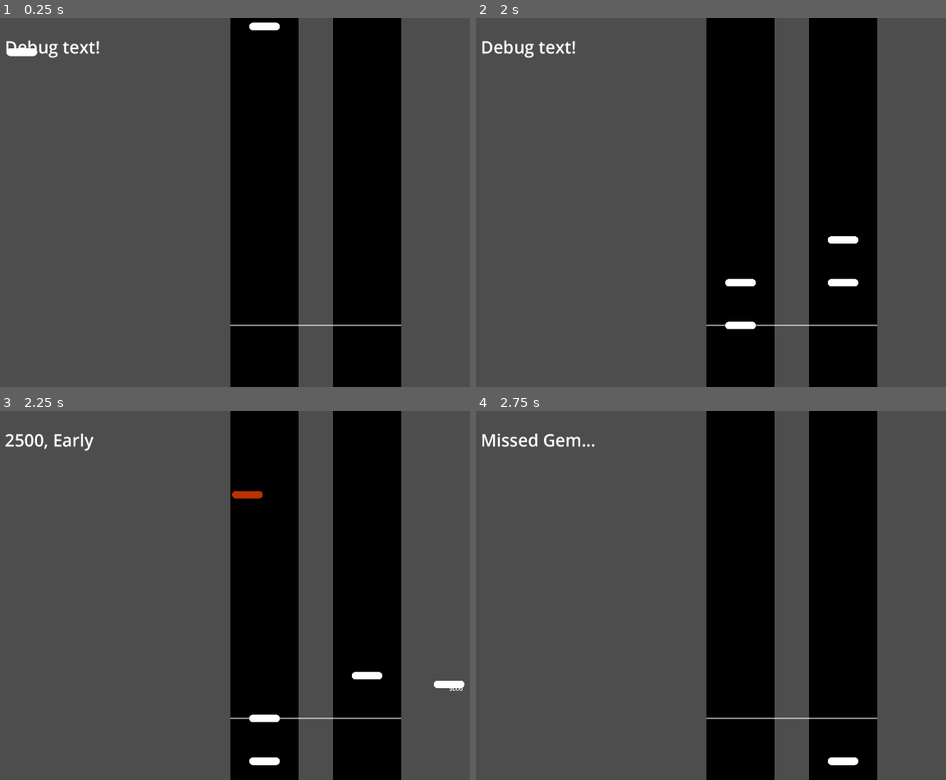
Above: before the commit, frames 1-4 (two rows, left to right).
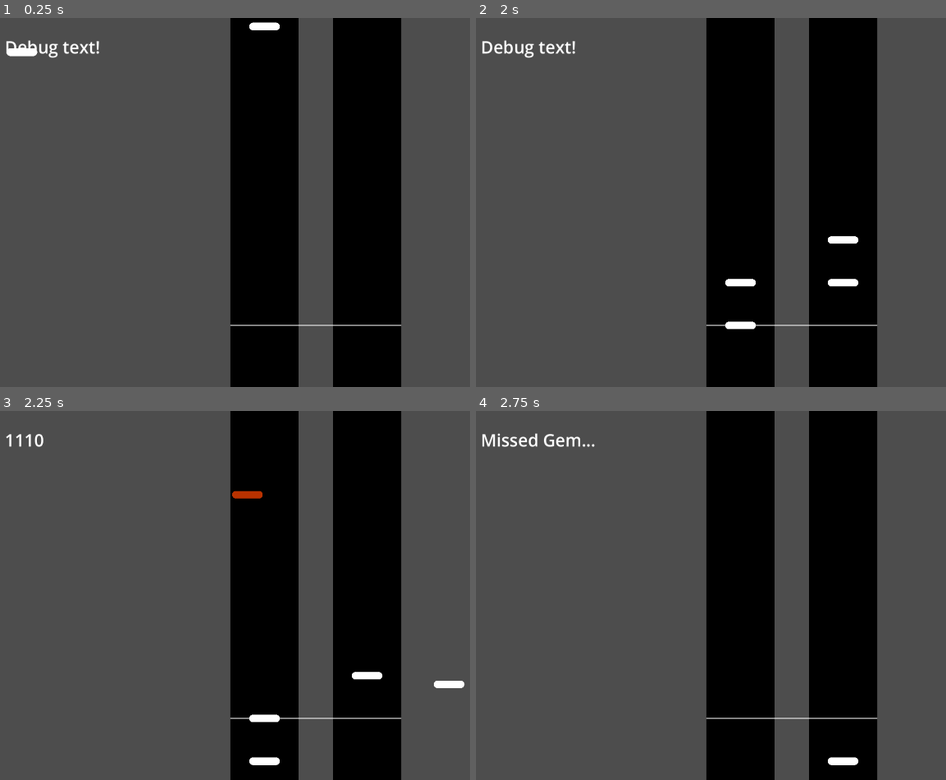
Above: after the commit, the same moments.

Repository: steamboatsonic/JamBop
Game: Godot game, scene res://Gameplay.tscn
Two runs of this game, one before a commit and one after it. Both use one fixed random seed, a clock stepped at 60 frames per second and the inputs below.
Inputs:
- Up to frame 1 (0.25 s): no input
- Up to frame 2 (2 s): hold D (Right) 0.53-1.28 s; hold Right (AButton) 0.53-1.28 s; hold S (Down) from 1.28 s (still down); tap Down (BButton) at 1.35 s
- Up to frame 3 (2.25 s): release S (Down) at 2.03 s; hold D (Right) from 2.03 s (still down); hold Up (XButton) from 2.03 s (still down)
- Up to frame 4 (2.75 s): keep holding D (Right); keep holding Up (XButton)

Frames 1-2 are identical in both runs. In frame 3, 0.3% of the frame differs, in the area x 1-99%, y 6-76%; in frame 4, nothing differs.

Commit message:
Christmas Hiatus 2023
Changed ScoreText parent to the root node of the gameplay scene, but it still doesn't appear yet

Diff:
--- a/gem.gd
+++ b/gem.gd
@@ -142,8 +142,9 @@
 
 func makeScoreText(score:int, EarlyHit:bool):
 	scoreText = scoreTextParent.instantiate();
-	scoreText.position = Vector2.ZERO;
-	self.add_child(scoreText);
+	scoreText.position = position;
+	$".".add_child(scoreText);
+	writeDebug(str(scoreText.position.x) + " ");
 	pass
 
 func writeDebug(textToWrite:String):
